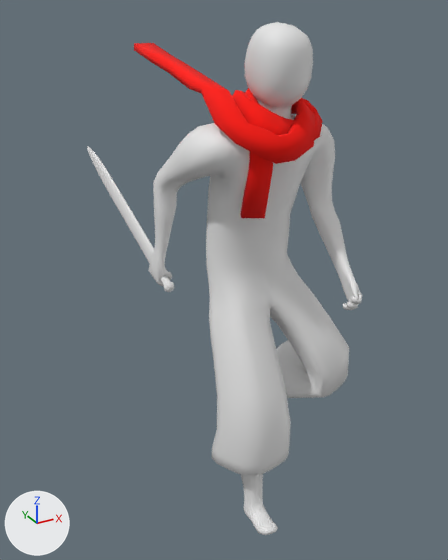
The FBX model Assets/Project/Models/Mesh/MainCharacter/Wizard (1).fbx, before and after one commit.
Camera for both pictures: a 50 mm lens placed at (-4.09, -6.62, 6.98), pointed at (0.15, 1.1, 3.13). Every picture has the same lights, and +X, +Y and +Z are marked at lower left. Both versions are drawn at frame 9 of the action 'Wizard|Walk001'; the numbers are the values there.
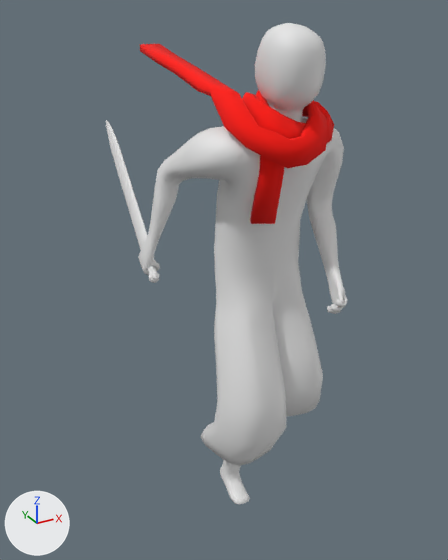
What differs and where, as boxes [x1, y1, x2, y2] in the pictures (448 x 560 px):
'Cube', posed (6% shorter): before [150, 22, 362, 535]; after [139, 23, 347, 505]
'Scarf', posed: before [134, 43, 323, 218]; after [140, 44, 334, 224]
'Cube.001', posed (39% narrower, 12% taller): before [87, 146, 174, 292]; after [106, 120, 159, 283]
bone 'spine', root to tip: before (244, 280) to (247, 263); after (253, 286) to (256, 269)
bone 'upper_arm.L', root to tip: before (309, 132) to (319, 208); after (320, 135) to (318, 209)
bone 'forearm.L', root to tip: before (319, 208) to (349, 282); after (318, 209) to (336, 285)
bone 'upper_arm.R', root to tip: before (211, 143) to (165, 177); after (221, 146) to (170, 167)
bone 'forearm.R', root to tip: before (165, 177) to (157, 261); after (170, 167) to (147, 249)
bone 'thigh.L', root to tip: before (272, 264) to (339, 360); after (281, 270) to (308, 388)
bone 'shin.L', root to tip: before (339, 360) to (257, 373); after (308, 388) to (255, 379)
bone 'thigh.R', root to tip: before (228, 274) to (252, 405); after (236, 280) to (252, 413)
bone 'shin.R', root to tip: before (252, 405) to (248, 496); after (252, 413) to (226, 464)

The change, as a list of edits to the scene's bpy script:
```text
Change bone_spine:
    where bone_spine = bpy.data.objects['Wizard'].pose.bones['spine']
    bone_spine.location: (0.0, -0.03, 0.0) -> (0.0, -0.02, 0.06)
Change bone_upper_arm_l:
    where bone_upper_arm_l = bpy.data.objects['Wizard'].pose.bones['upper_arm.L']  # child of 'shoulder.L'
    bone_upper_arm_l.rotation_quaternion: (0.881, 0.231, 0.009, -0.412) -> (0.881, 0.169, 0.087, -0.434)  # degrees (24, 12, -48) -> degrees (13, 17, -50)
Change bone_forearm_l:
    where bone_forearm_l = bpy.data.objects['Wizard'].pose.bones['forearm.L']  # child of 'upper_arm.L'
    bone_forearm_l.rotation_quaternion: (0.956, 0.285, 0.0, -0.071) -> (0.927, 0.364, 0.0, -0.091)  # degrees (33, 2, -8) -> degrees (43, 4, -10)
Change bone_upper_arm_r:
    where bone_upper_arm_r = bpy.data.objects['Wizard'].pose.bones['upper_arm.R']  # child of 'shoulder.R'
    bone_upper_arm_r.rotation_quaternion: (0.902, -0.233, -0.168, 0.322) -> (0.894, -0.33, -0.134, 0.272)  # degrees (-32, -9, 42) -> degrees (-42, -3, 35)
Change bone_forearm_r:
    where bone_forearm_r = bpy.data.objects['Wizard'].pose.bones['forearm.R']  # child of 'upper_arm.R'
    bone_forearm_r.rotation_quaternion: (0.957, 0.28, 0.0, 0.07) -> (0.95, 0.303, 0.0, 0.076)  # degrees (32, -2, 8) -> degrees (35, -3, 8)
Change bone_thigh_l:
    where bone_thigh_l = bpy.data.objects['Wizard'].pose.bones['thigh.L']  # child of 'spine'
    bone_thigh_l.rotation_quaternion: (0.971, -0.155, -0.039, -0.177) -> (0.978, -0.096, 0.184, -0.021)  # degrees (-17, -7, -20) -> degrees (-12, 21, -5)
Change bone_shin_l:
    where bone_shin_l = bpy.data.objects['Wizard'].pose.bones['shin.L']  # child of 'thigh.L'
    bone_shin_l.rotation_quaternion: (0.754, 0.603, 0.0, 0.262) -> (0.821, 0.524, 0.0, 0.227)  # degrees (73, -18, 25) -> degrees (62, -14, 23)
Change bone_thigh_r:
    where bone_thigh_r = bpy.data.objects['Wizard'].pose.bones['thigh.R']  # child of 'spine'
    bone_thigh_r.rotation_quaternion: (0.97, -0.213, -0.119, 0.002) -> (0.978, -0.157, -0.136, 0.002)  # degrees (-25, -13, 3) -> degrees (-19, -15, 3)
Change bone_shin_r:
    where bone_shin_r = bpy.data.objects['Wizard'].pose.bones['shin.R']  # child of 'thigh.R'
    bone_shin_r.rotation_quaternion: (0.983, 0.17, 0.0, -0.074) -> (0.939, 0.315, 0.0, -0.137)  # degrees (20, 1, -8) -> degrees (36, 5, -15)
```
